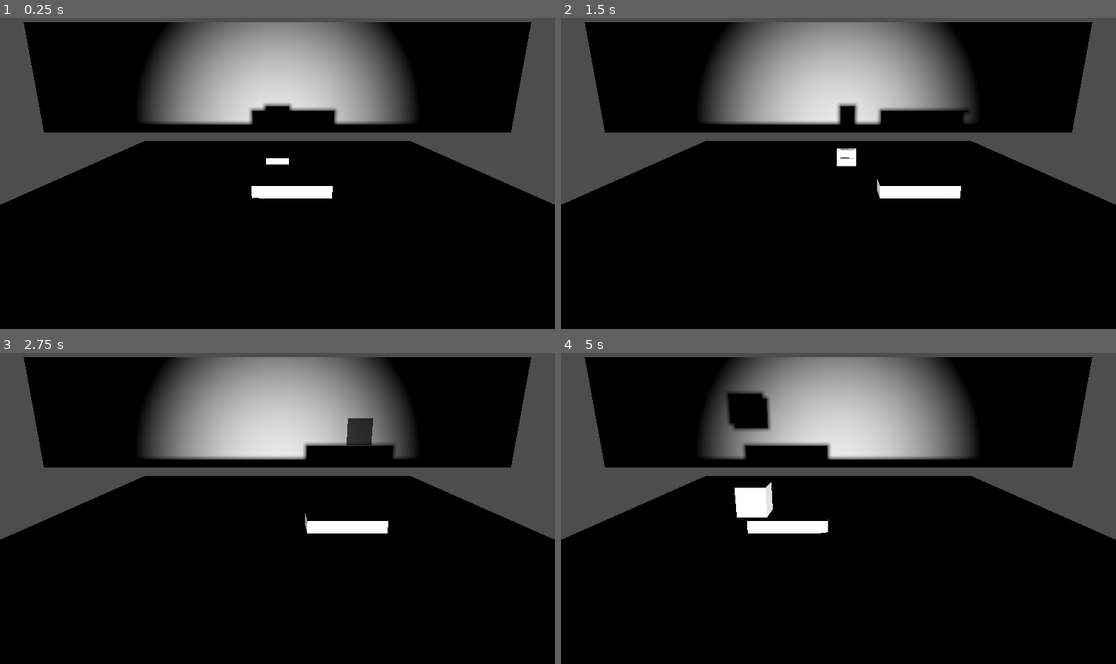
Above: before the commit, frames 1-4 (two rows, left to right).
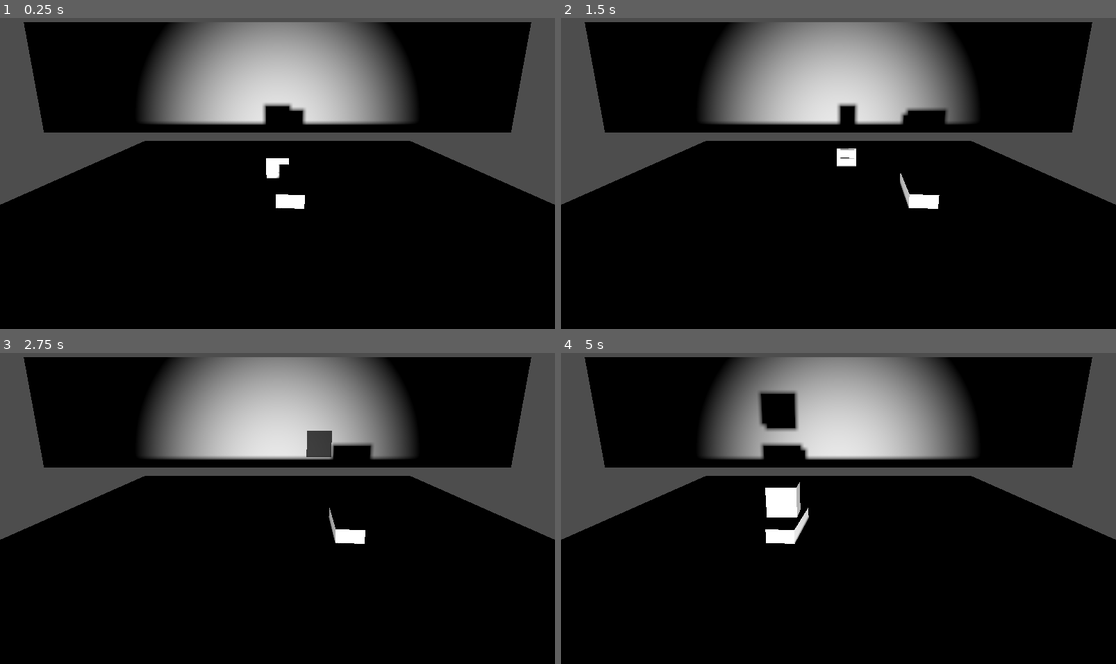
Above: after the commit, the same moments.

Repository: connorheyz/shadow-play
Game: Godot game, scene res://main_scene.tscn
Two runs of this game, one before a commit and one after it. Both use one fixed random seed, a clock stepped at 60 frames per second and the inputs below.
Inputs:
- Up to frame 1 (0.25 s): no input
- Up to frame 2 (1.5 s): hold D (move_right) 0.53-1.28 s; tap E (switch_mode) at 0.6, 1.35 s; tap Space (jump) at 0.77 s; hold S (move_down) from 1.28 s (still down)
- Up to frame 3 (2.75 s): tap Space (jump) at 1.52 s; release S (move_down) at 2.03 s; hold D (move_right) from 2.03 s (still down); tap E (switch_mode) at 2.1 s
- Up to frame 4 (5 s): release D (move_right) at 2.78 s; hold W (move_up) 2.78-3.53 s; tap E (switch_mode) at 2.85, 3.6, 4.35 s; tap Space (jump) at 3.02, 3.77, 4.52 s; hold A (move_left) from 3.53 s (still down)

The runs differ from the first frame. In frame 1, 1.3% of the frame differs, in the area x 44-61%, y 28-62%; in frame 2, 1.2%; in frame 3, 1.8%; in frame 4, 3.8%, in the area x 29-49%, y 12-62%.

Commit message:
fixed something that could have gone wrong later

Diff:
--- a/main_scene.tscn
+++ b/main_scene.tscn
@@ -38,7 +38,6 @@
 transform = Transform3D(45.6532, 0, 0, 0, 10, 0, 0, 0, 1, 0, 5, -18.0868)
 
 [node name="MeshInstance3D" type="MeshInstance3D" parent="Stage/BackWall"]
-transform = Transform3D(1, 0, 0, 0, 1, 0, 0, 0, 1, 0, 0, 0)
 mesh = SubResource("BoxMesh_1")
 surface_material_override/0 = SubResource("StandardMaterial3D_1")
 
@@ -72,7 +71,7 @@
 shape = SubResource("BoxShape3D_1")
 
 [node name="MovingPlatform" type="CharacterBody3D" parent="." groups=["Projectable"]]
-transform = Transform3D(3, 0, 0, 0, 0.5, 0, 0, 0, 1, 0.041, 0.810345, 2.685)
+transform = Transform3D(0.222639, 0, 0.997242, 0, 0.5, 0, -2.99173, 0, 0.0742129, 0.041, 0.810345, 2.685)
 collision_layer = 5
 script = ExtResource("3_djc8d")
 
--- a/shadow_collider.gd
+++ b/shadow_collider.gd
@@ -15,8 +15,9 @@
 		var result = project_ray_to_point(origin, vertex)
 		if result:
 			var other = result.collider
+			var hit_position = result.position
 			if (other is CharacterBody3D):
-				var normal = (other.velocity * (origin.z - back_wall.position.z)/(origin.z - other.position.z))
+				var normal = (other.velocity * (origin.z - back_wall.position.z)/(origin.z - hit_position.z))
 				normal *= 1.1
 				return normal
 			return Vector3(0, 0, 0)
